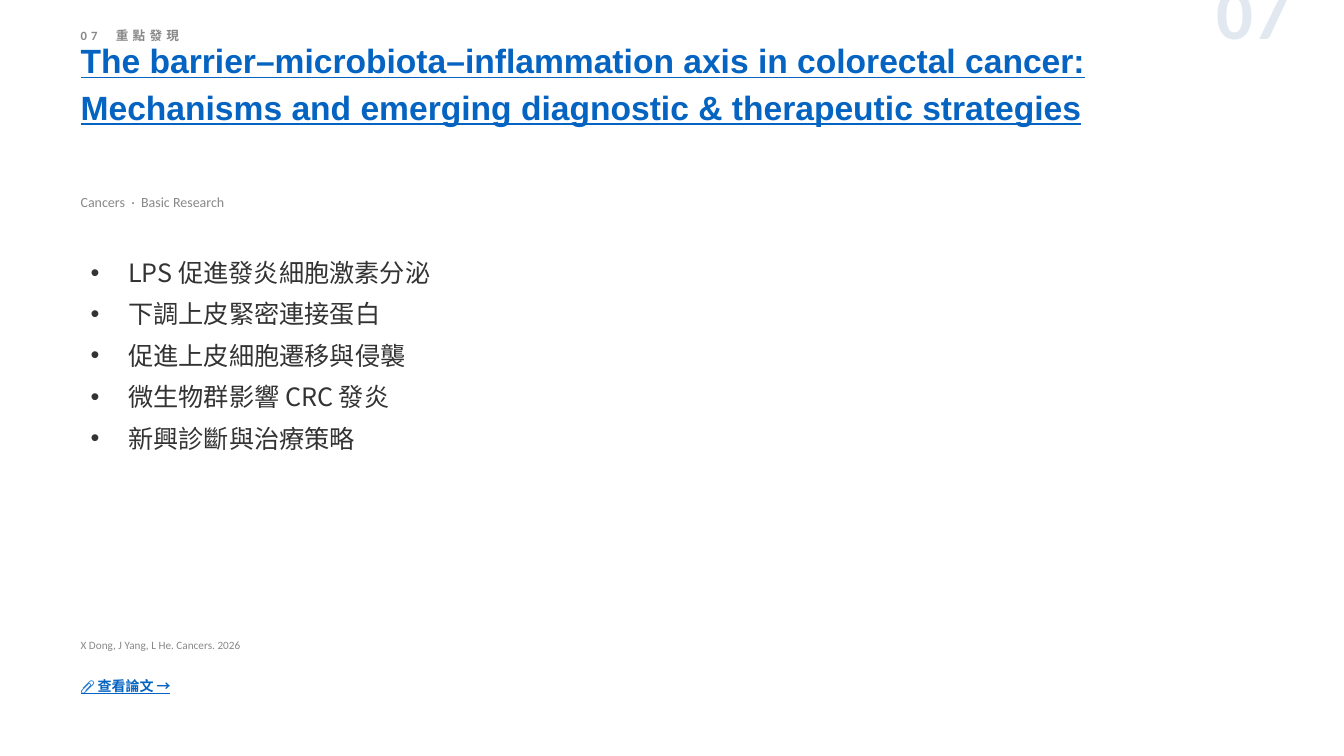
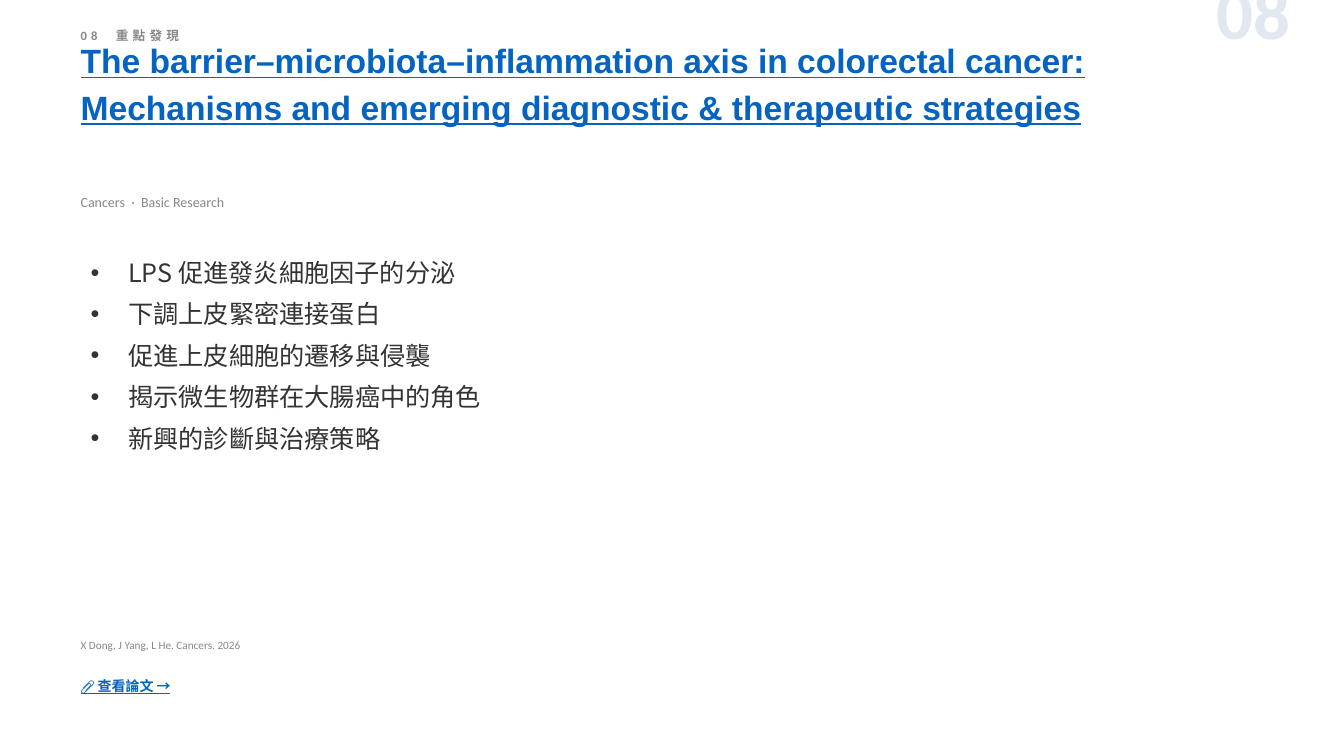
Before and after one commit to jejenhu-maker/colorectal-weekly-digest, a slide deck: slide 10 of docs/digest-zh.pptx (slide 9 before the commit). Drawn at 1344x756 pixels with LibreOffice and Linux fonts; fonts in the diff are those of the drawing. Boxes give left, top, right and bottom in pixels: in the first picture for what was removed or moved away, otherwise in the second. Text is boxed around its words. In the diff, an @@ line names an element or a change of style, - is before the commit and + after.

```diff
--- a/docs/digest-zh.pptx
+++ b/docs/digest-zh.pptx
@@ text at (81,29,179,41): text changed @@
-07 重點發現
+08 重點發現
@@ text at (1008,10,1291,10): text changed @@
-07
+08
@@ text at (128,261,455,284): text changed @@
-• LPS 促進發炎細胞激素分泌
+• LPS 促進發炎細胞因子的分泌
@@ text at (128,343,481,450): text changed @@
-• 促進上皮細胞遷移與侵襲
-• 微生物群影響 CRC 發炎
-• 新興診斷與治療策略
+• 促進上皮細胞的遷移與侵襲
+• 揭示微生物群在大腸癌中的角色
+• 新興的診斷與治療策略
```
Also in this commit, not shown: 12 other slides changed, 1 slide added, 1 slide removed, 2 other files.
